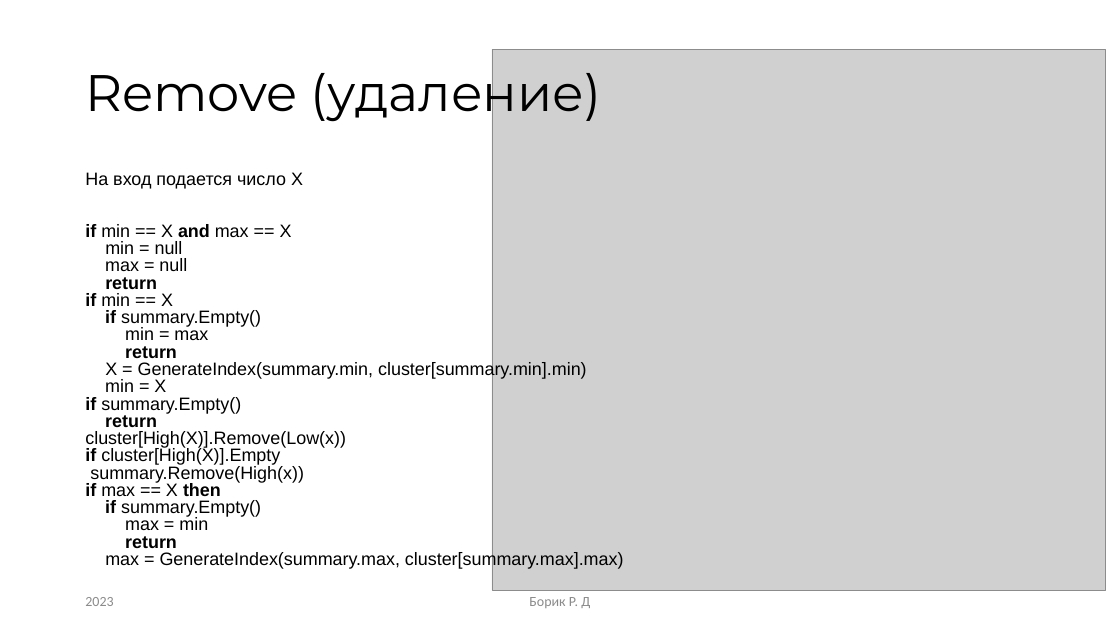
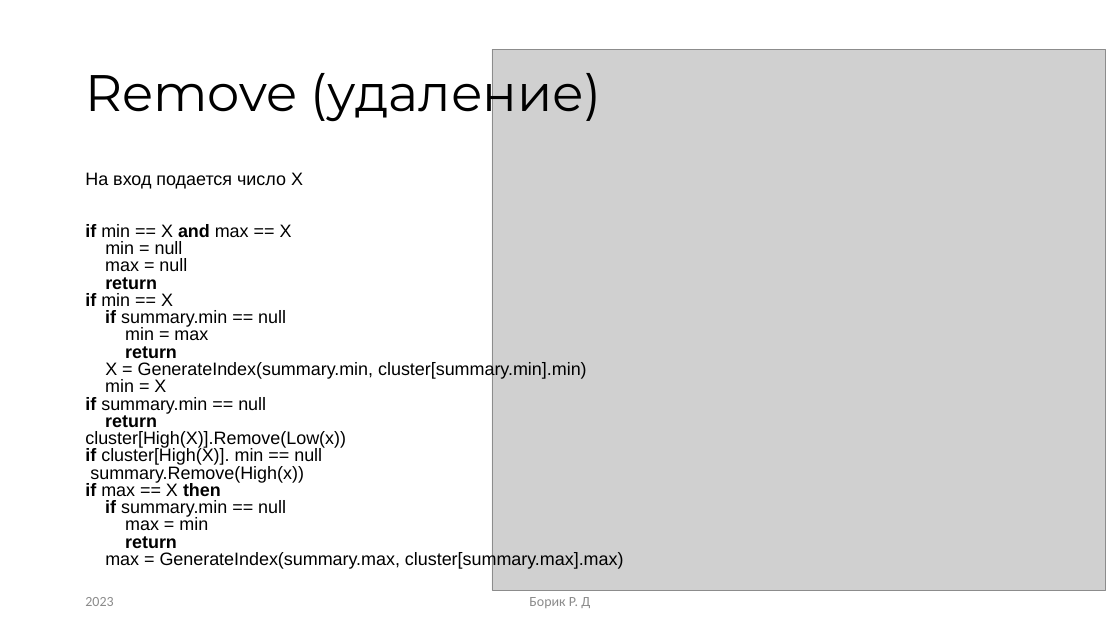
Before and after one commit to RandomServant/Van-Emde-Boas-tree, a slide deck: slide 10 of Presentation van Emde Boas tree.pptx. Drawn at 1120x630 pixels with LibreOffice and Linux fonts; fonts in the diff are those of the drawing; grey boxes stand for pictures. Boxes give left, top, right and bottom in pixels: in the first picture for what was removed or moved away, otherwise in the second. Text is boxed around its words. In the diff, an @@ line names an element or a change of style, - is before the commit and + after.

```diff
--- a/Presentation van Emde Boas tree.pptx
+++ b/Presentation van Emde Boas tree.pptx
@@ text at [85,310,624,569]: text changed @@
-if summary.Empty()
-min = max
-return
-X = GenerateIndex(summary.min, cluster[summary.min].min)
-min = X
-if summary.Empty()
-return
-cluster[High(X)].Remove(Low(x))
-if cluster[High(X)].Empty
-summary.Remove(High(x))
-if max == X then
-if summary.Empty()
-max = min
-return
-max = GenerateIndex(summary.max, cluster[summary.max].max)
+if summary.min == null
+min = max
+return
+X = GenerateIndex(summary.min, cluster[summary.min].min)
+min = X
+if summary.min == null
+return
+cluster[High(X)].Remove(Low(x))
+if cluster[High(X)]. min == null
+summary.Remove(High(x))
+if max == X then
+if summary.min == null
+max = min
+return
+max = GenerateIndex(summary.max, cluster[summary.max].max)
```
Also in this commit, not shown: 9 other slides changed, 1 slide added, 1 other file.
